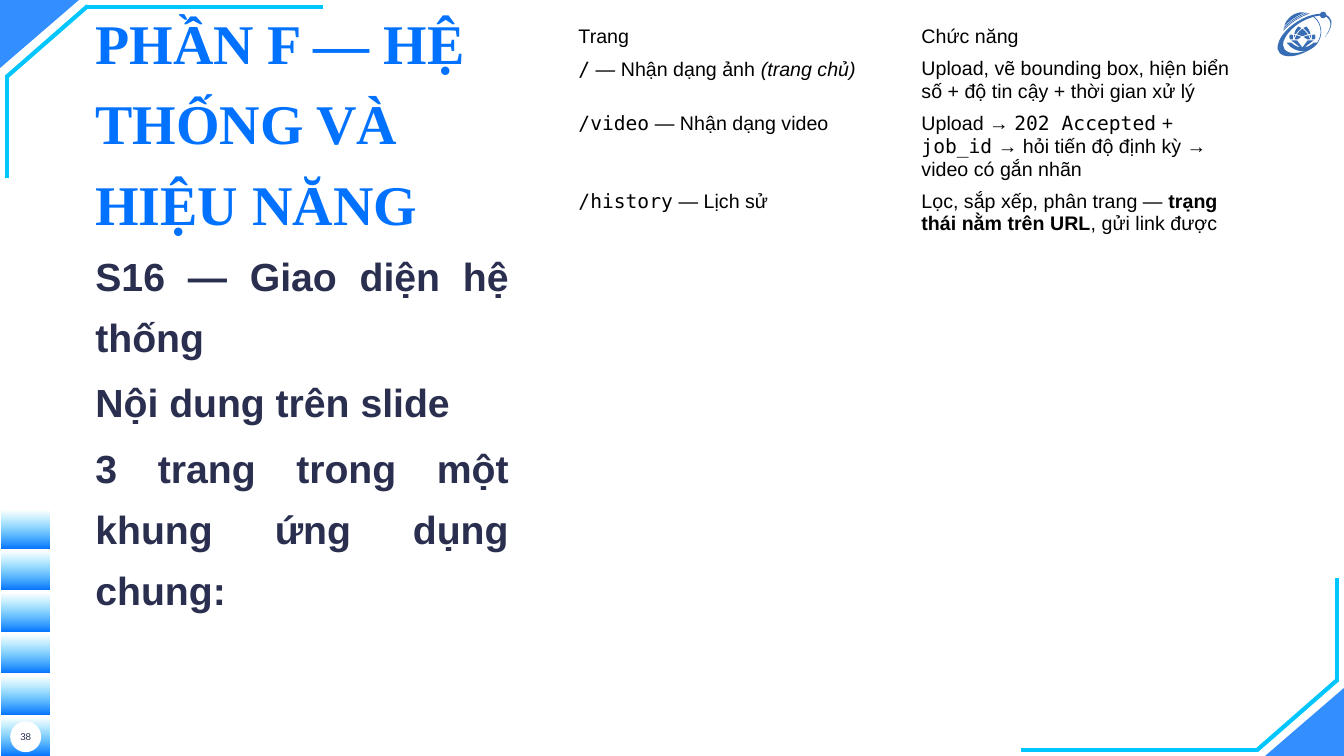
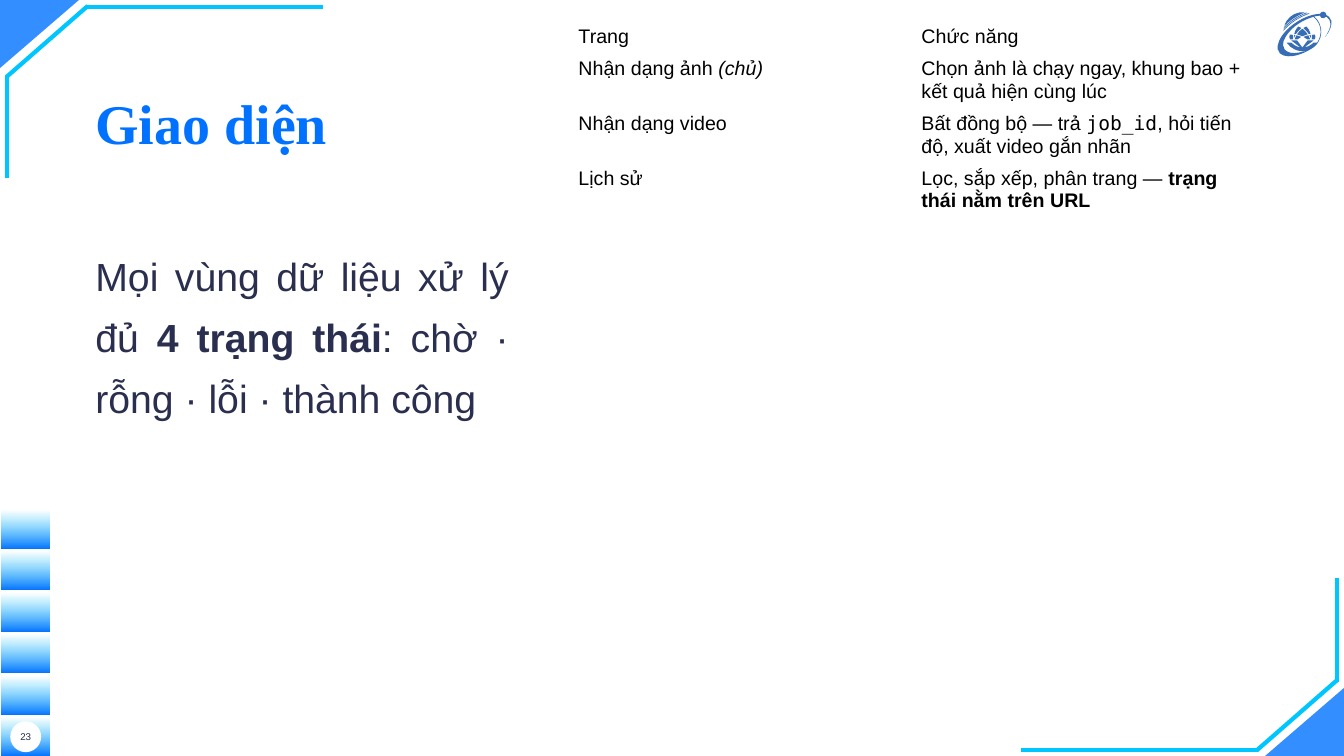
Before and after one commit to hieunguyen2604/alpr-do-an-mon-hoc, a slide deck: slide 23 of docs/slides/slides.pptx (slide 38 before the commit). Drawn at 1344x756 pixels with LibreOffice and Linux fonts; fonts in the diff are those of the drawing; background and template pictures are left out. Boxes give left, top, right and bottom in pixels: in the first picture for what was removed or moved away, otherwise in the second. Text is boxed around its words. In the diff, an @@ line names an element or a change of style, - is before the commit and + after.

```diff
--- a/docs/slides/slides.pptx
+++ b/docs/slides/slides.pptx
@@ table at [569,21,1254,680] @@
-row 2, column 1: / — Nhận dạng ảnh (trang chủ)
+row 2, column 1: Nhận dạng ảnh (chủ)
-row 2, column 2: Upload, vẽ bounding box, hiện biển số + độ tin cậy + thời gian xử lý
+row 2, column 2: Chọn ảnh là chạy ngay, khung bao + kết quả hiện cùng lúc
-row 3, column 1: /video — Nhận dạng video
+row 3, column 1: Nhận dạng video
-row 3, column 2: Upload → 202 Accepted + job_id → hỏi tiến độ định kỳ → video có gắn nhãn
+row 3, column 2: Bất đồng bộ — trả job_id, hỏi tiến độ, xuất video gắn nhãn
-row 4, column 1: /history — Lịch sử
+row 4, column 1: Lịch sử
-row 4, column 2: Lọc, sắp xếp, phân trang — trạng thái nằm trên URL, gửi link được
+row 4, column 2: Lọc, sắp xếp, phân trang — trạng thái nằm trên URL
@@ title at [95,104,327,155]: text changed @@
-PHẦN F — HỆ THỐNG VÀ HIỆU NĂNG
+Giao diện
@@ text at [95,261,508,421]: text changed; bold off @@
-S16 — Giao diện hệ thống
-Nội dung trên slide
-3 trang trong một khung ứng dụng chung:
+Mọi vùng dữ liệu xử lý đủ 4 trạng thái: chờ · rỗng · lỗi · thành công
@@ page number at [20,733,31,740]: text changed @@
-38
+23
```
Also in this commit, not shown: 18 other slides changed, 9 slides added, 32 slides removed, 5 other files.
